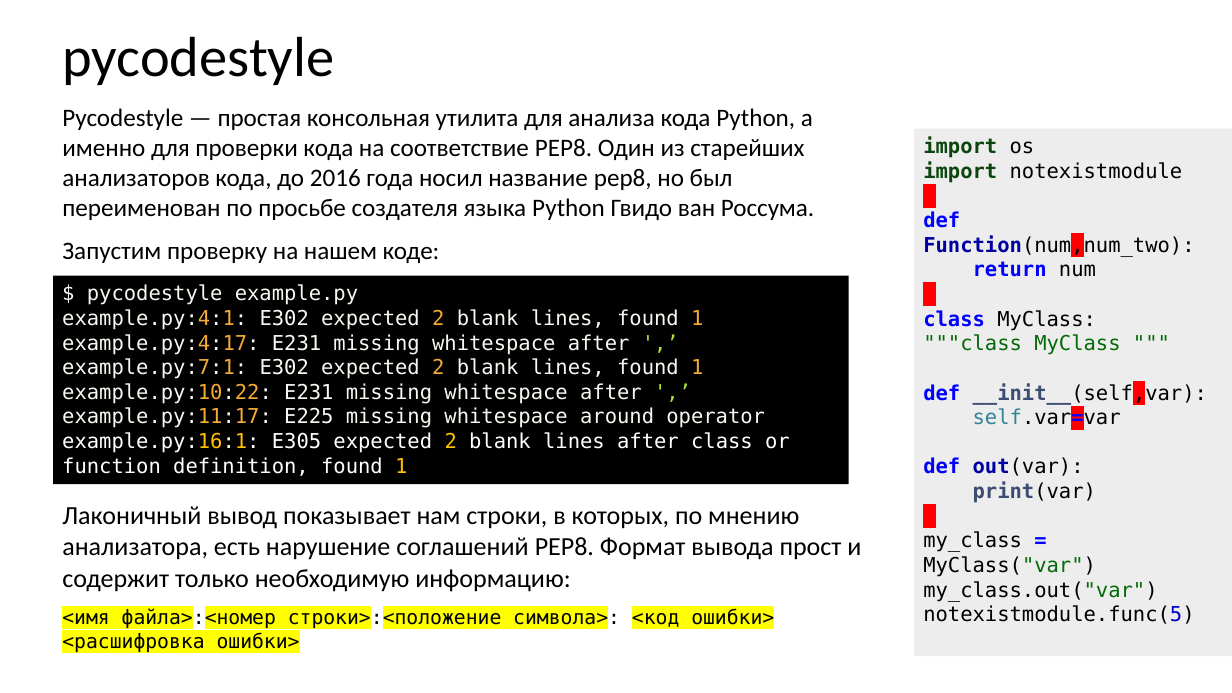
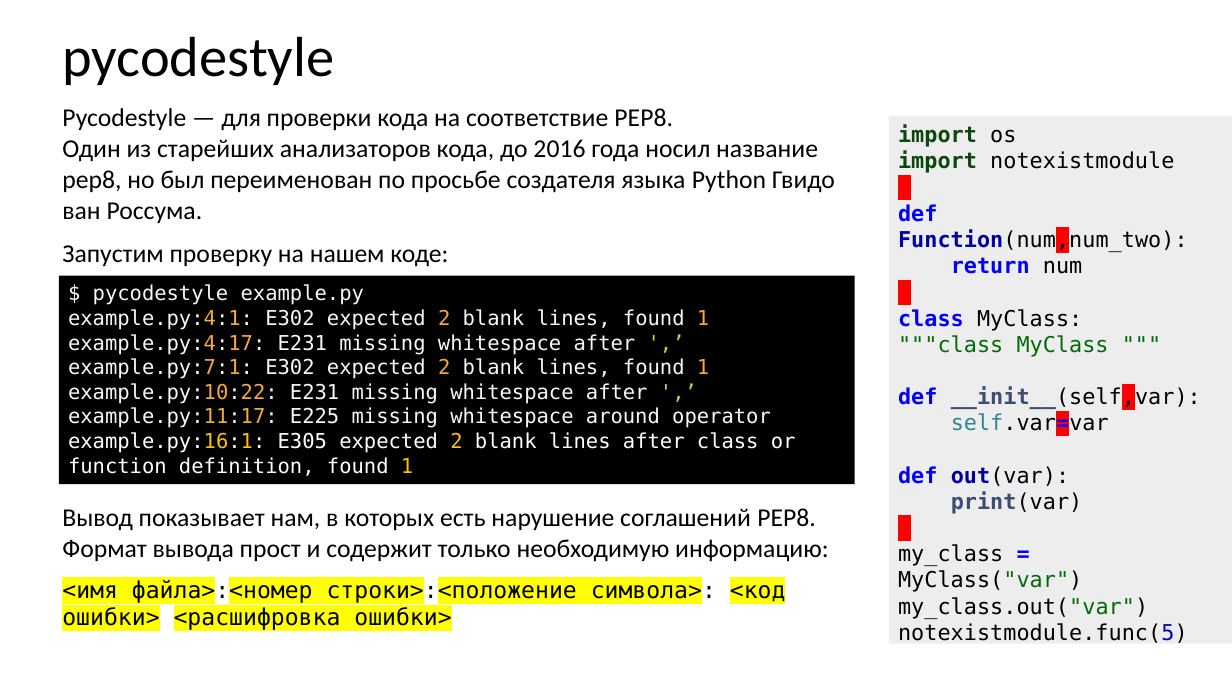
Before and after one commit to xtrueman/prog_instruments, a slide deck: slide 18 of presentations/StaticAnalysers.pptx (slide 16 before the commit). Drawn at 1232x693 pixels with LibreOffice and Linux fonts; fonts in the diff are those of the drawing. Boxes give left, top, right and bottom in pixels: in the first picture for what was removed or moved away, otherwise in the second. Text is boxed around its words. In the diff, an @@ line names an element or a change of style, - is before the commit and + after.

```diff
--- a/presentations/StaticAnalysers.pptx
+++ b/presentations/StaticAnalysers.pptx
@@ text at [62,108,835,223]: text changed; size 19.6 to 20 pt @@
-Pycodestyle — простая консольная утилита для анализа кода Python, а именно для проверки кода на соответствие PEP8. Один из старейших анализаторов кода, до 2016 года носил название pep8, но был переименован по просьбе создателя языка Python Гвидо ван Россума.
+Pycodestyle — для проверки кода на соответствие PEP8.
+Один из старейших анализаторов кода, до 2016 года носил название pep8, но был переименован по просьбе создателя языка Python Гвидо ван Россума.
@@ rectangle "import os import notexistmodule def ...": place and size @@
-rectangle "import os import notexistmodule def ..." at [914,128,1232,656]
+rectangle "import os import notexistmodule def ..." at [889,116,1232,644]
@@ rectangle "import os import notexistmodule def ..." at [889,116,1232,644]: size 16 to 17 pt @@
@@ text at [62,245,448,267]: size 19.6 to 20 pt in "Запустим проверку на нашем коде:" @@
@@ rectangle "$ pycodestyle example.py example.py:4:1: E302 ...": place and size @@
-rectangle "$ pycodestyle example.py example.py:4:1: E302 ..." at [54,275,849,484]
+rectangle "$ pycodestyle example.py example.py:4:1: E302 ..." at [59,275,855,484]
@@ text at [62,508,829,562]: text changed; size 20.3 to 20 pt @@
-Лаконичный вывод показывает нам строки, в которых, по мнению анализатора, есть нарушение соглашений PEP8. Формат вывода прост и содержит только необходимую информацию:
+Вывод показывает нам, в которых есть нарушение соглашений PEP8. Формат вывода прост и содержит только необходимую информацию:
@@ text at [62,579,786,632]: size 15.4 to 18 pt in "<имя файла>:<номер строки>:<положение символа>: <код ошибки> ..." @@
```
Also in this commit, not shown: 41 other slides changed, 12 slides added, 2 slides removed.
